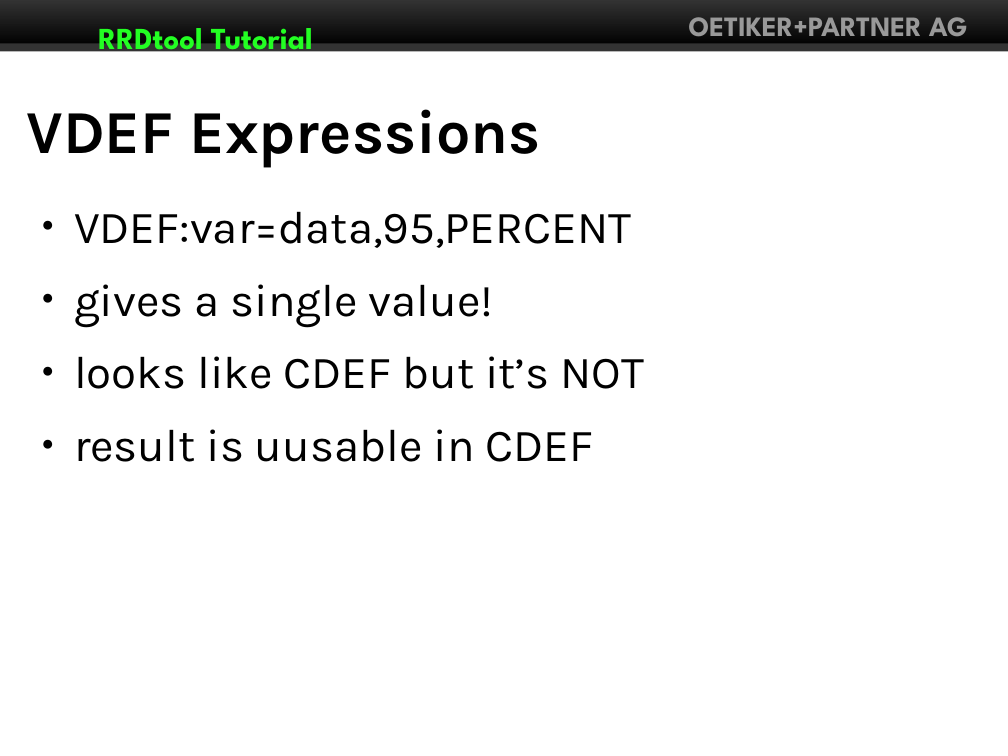
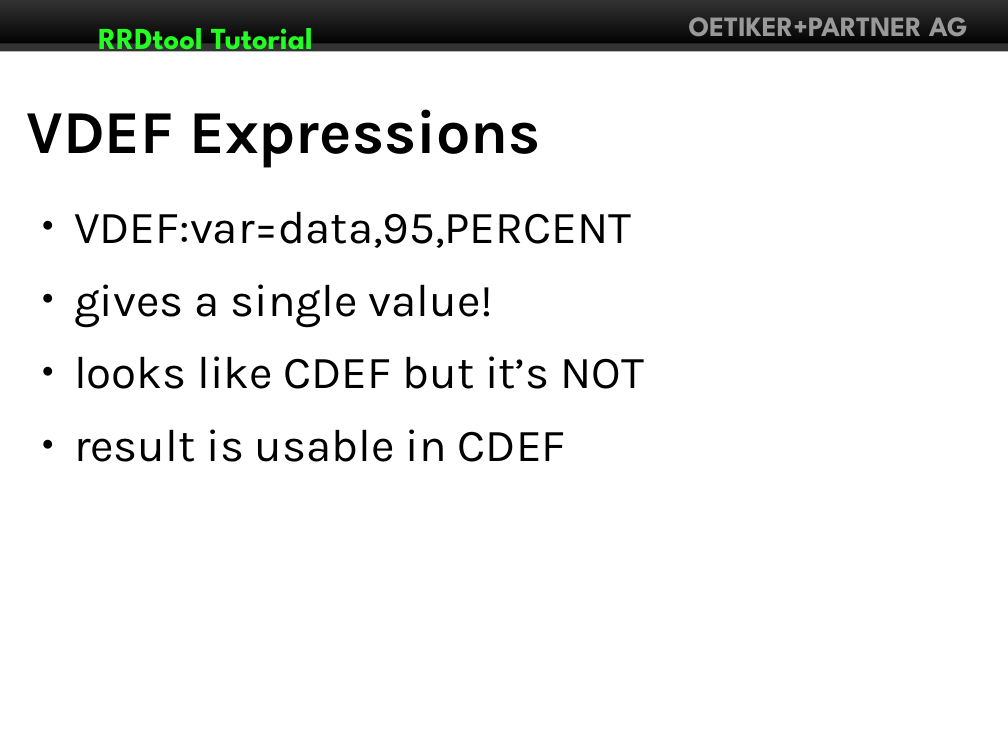
Before and after one commit to Distrotech/rrdtool, a slide deck: slide 29 of tutorial/linuxforum2007/rrdtutorial.odp (slide 28 before the commit). Drawn at 1008x756 pixels with LibreOffice and Linux fonts; fonts in the diff are those of the drawing. Boxes give left, top, right and bottom in pixels: in the first picture for what was removed or moved away, otherwise in the second. Text is boxed around its words. In the diff, an @@ line names an element or a change of style, - is before the commit and + after.

```diff
--- a/tutorial/linuxforum2007/rrdtutorial.odp
+++ b/tutorial/linuxforum2007/rrdtutorial.odp
@@ text at (x1=74, y1=429, x2=566, y2=462): text changed @@
-● result is uusable in CDEF
+● result is usable in CDEF
```
Also in this commit, not shown: 5 other slides changed, 1 slide added.
